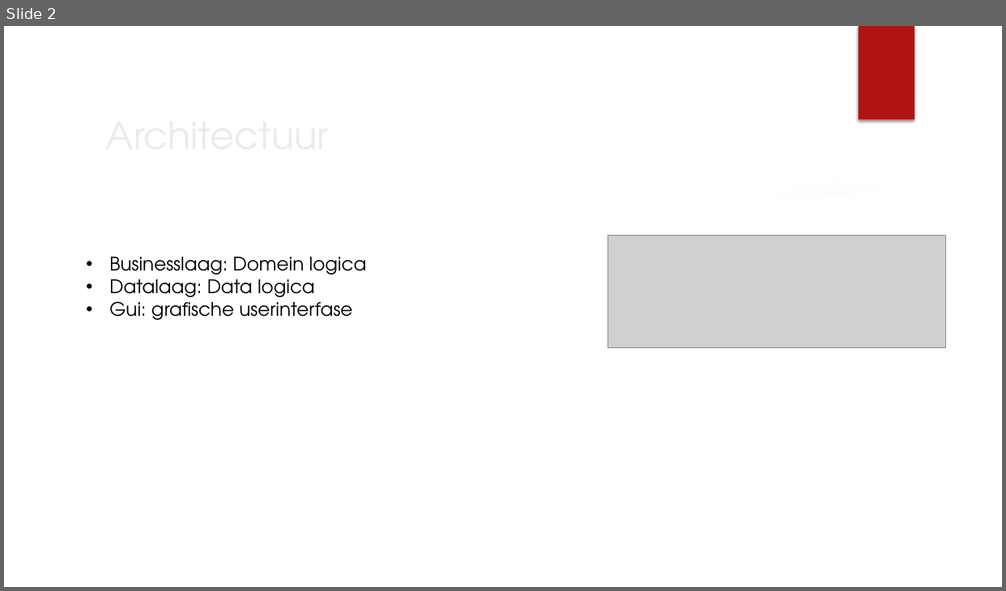
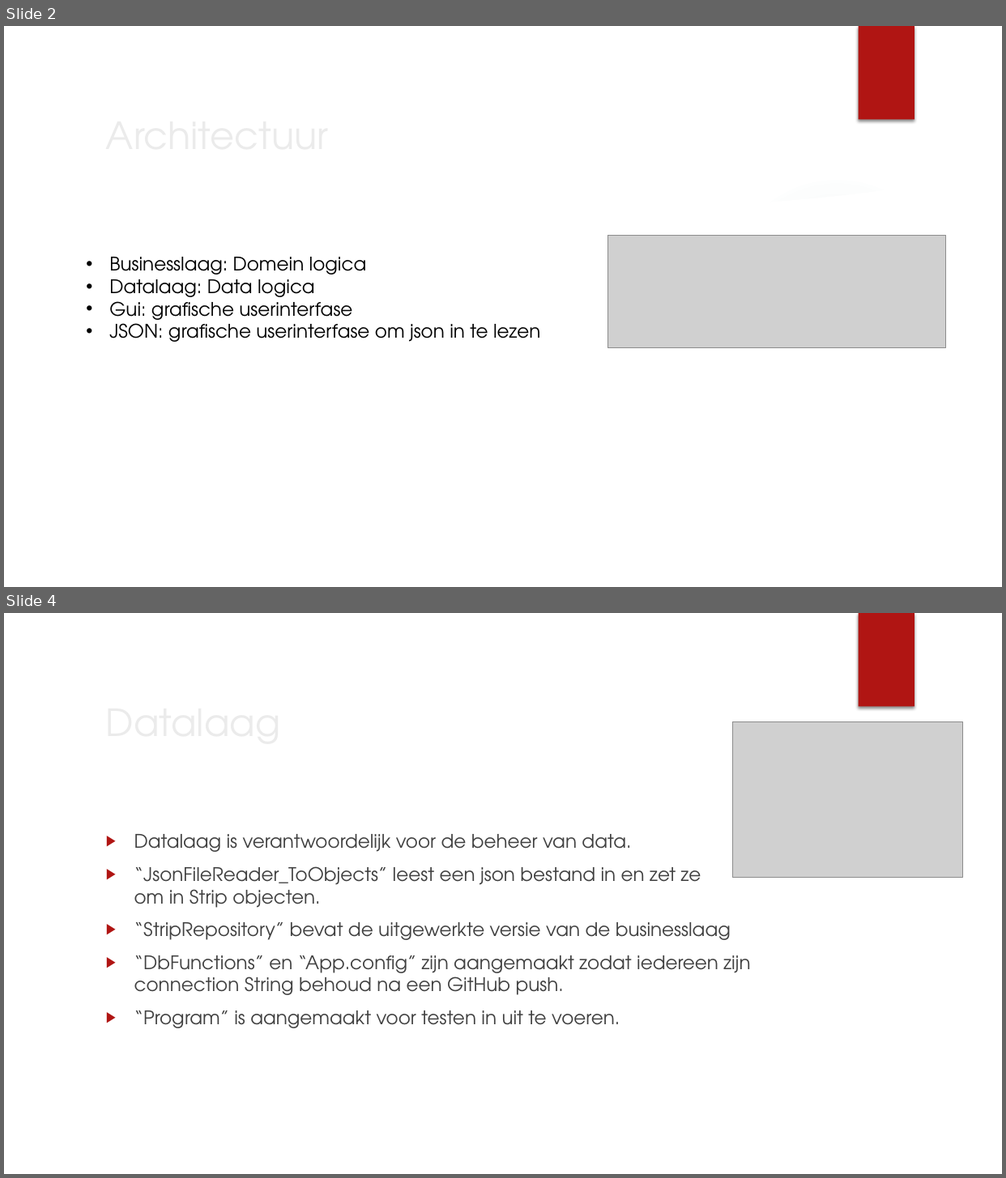
Before and after one commit to projectwerkTeamB2/projectwerk, a slide deck: Presentaties/Presentatie 19-10.pptx. Shown one above the other, each under a label of ours: slide 2 before the commit, slides 2 and 4 after it; the slides between them are not shown. The pictures are 1006x591 and 1006x1178 pixels, drawn with LibreOffice and Linux fonts; fonts in the diff are those of the drawing; grey boxes stand for pictures; background and template pictures are left out. Boxes give left, top, right and bottom in pixels: in the first picture for what was removed or moved away, otherwise in the second. Text is boxed around its words. In the diff, an @@ line names an element or a change of style, - is before the commit and + after.

```diff
--- a/Presentaties/Presentatie 19-10.pptx
+++ b/Presentaties/Presentatie 19-10.pptx
@@ slide 4 added at [4, 613, 1002, 1174], background picture (left out); not listed: 7 template elements that a slide beside it also shows @@
@@ picture added at [733, 722, 963, 877] @@
@@ title added at [134, 834, 222, 852], 36 pt, text #EBEBEB @@
+Datalaag
@@ text added at [134, 834, 750, 1029], 18 pt, text #404040 @@
+▶ Datalaag is verantwoordelijk voor de beheer van data.
+▶ “JsonFileReader_ToObjects” leest een json bestand in en zet ze
+  om in Strip objecten.
+▶ “StripRepository” bevat de uitgewerkte versie van de businesslaag
+▶ “DbFunctions” en “App.config” zijn aangemaakt zodat iedereen zijn
+  connection String behoud na een GitHub push.
+▶ “Program” is aangemaakt voor testen in uit te voeren.
@@ slide 2 changed as well @@
@@ text at [109, 319, 541, 342]: paragraph added @@
+• JSON: grafische userinterfase om json in te lezen
```
Also in this commit, not shown: 1 other slide changed, 9 other slides added, 4 slides removed.
